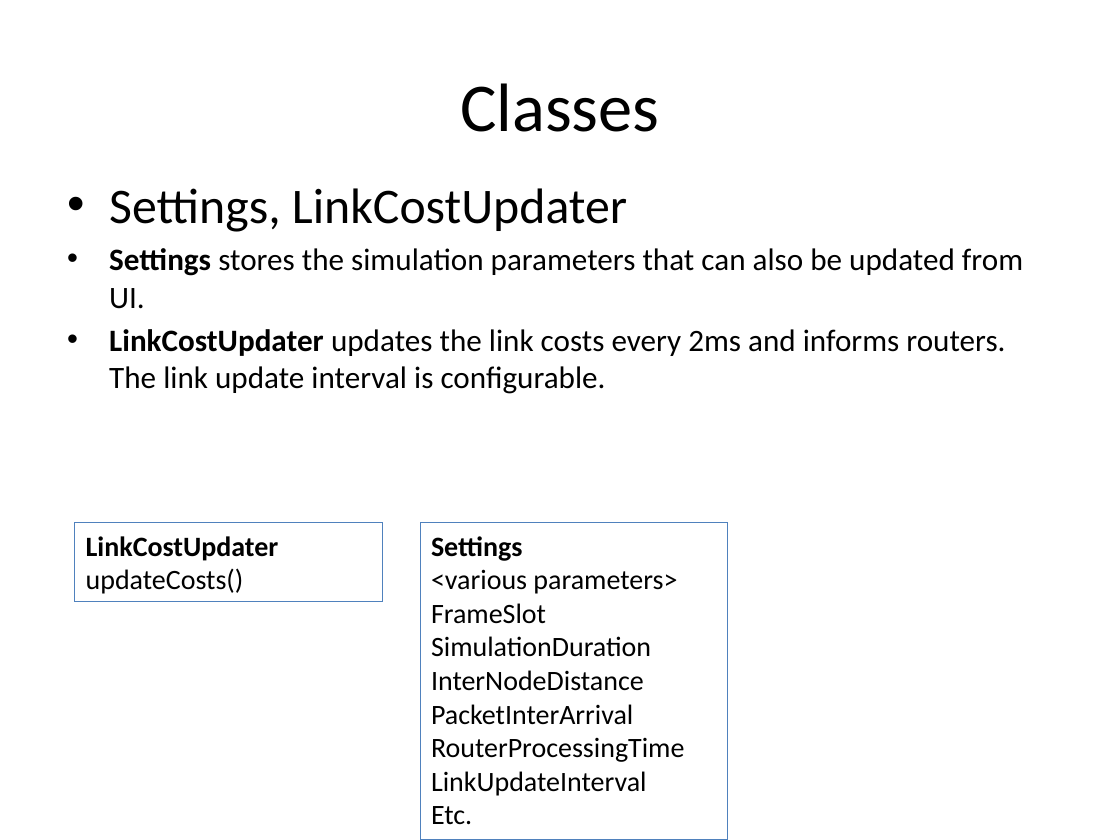
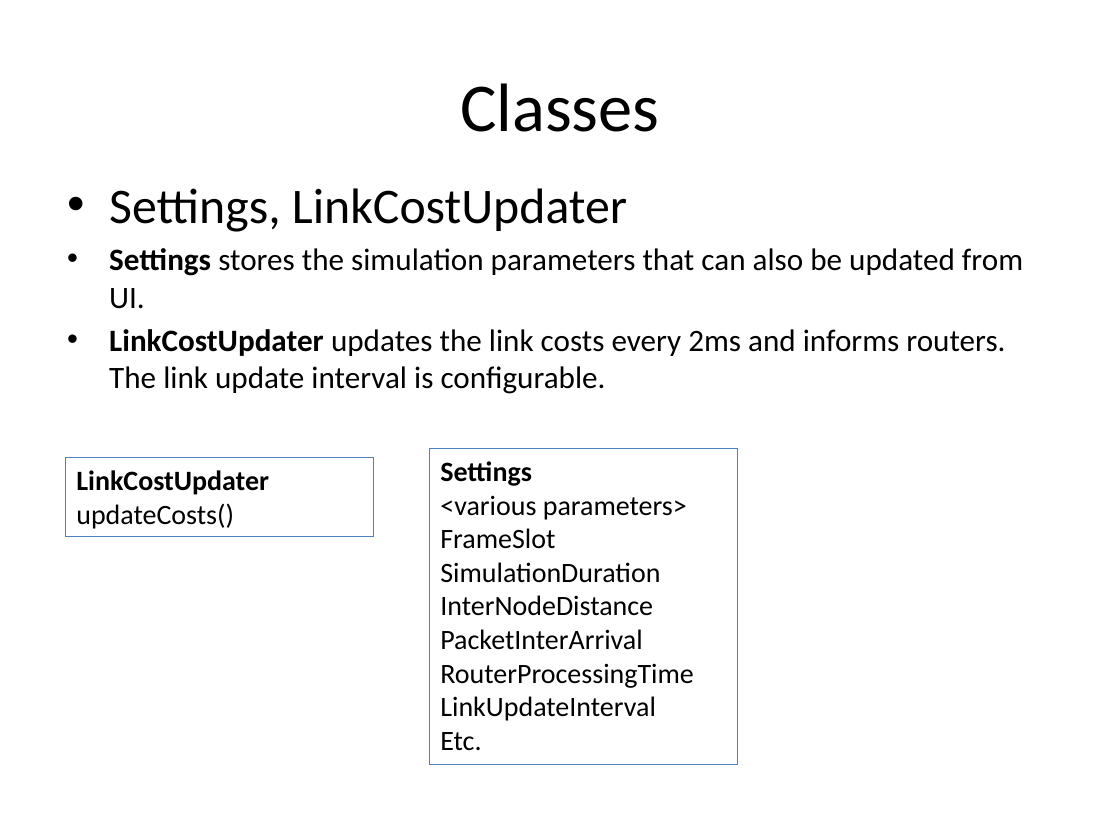
Before and after one commit to ssinghjah/NetworkSimulation, a slide deck: slide 6 of network/projectCode.pptm. Drawn at 1120x840 pixels with LibreOffice and Linux fonts; fonts in the diff are those of the drawing. Boxes give left, top, right and bottom in pixels: in the first picture for what was removed or moved away, otherwise in the second. Text is boxed around its words. In the diff, an @@ line names an element or a change of style, - is before the commit and + after.

```diff
--- a/network/projectCode.pptm
+++ b/network/projectCode.pptm
@@ rectangle "Settings": place and size @@
-rectangle "Settings" at [420,523,728,840]
+rectangle "Settings" at [429,448,737,765]
@@ rectangle "LinkCostUpdater": place and size @@
-rectangle "LinkCostUpdater" at [75,523,383,603]
+rectangle "LinkCostUpdater" at [65,457,373,536]
```
Also in this commit, not shown: 8 other files.
